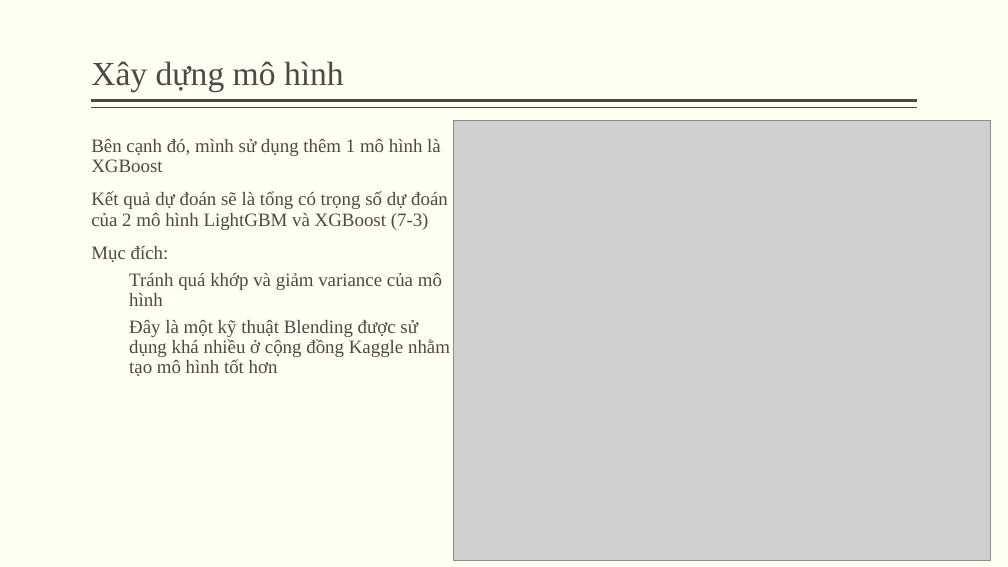
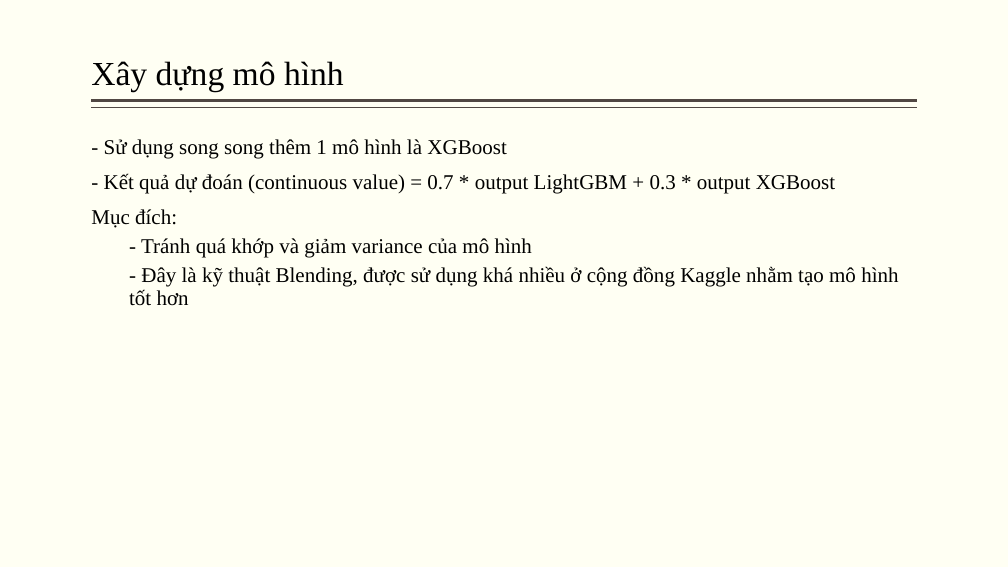
Before and after one commit to Tuan-Lee-23/Data-Science-Final-Project, a slide deck: slide 29 of reports/Slide.pptx (slide 28 before the commit). Drawn at 1008x567 pixels with LibreOffice and Linux fonts; fonts in the diff are those of the drawing; grey boxes stand for pictures. Boxes give left, top, right and bottom in pixels: in the first picture for what was removed or moved away, otherwise in the second. Text is boxed around its words. In the diff, an @@ line names an element or a change of style, - is before the commit and + after.

Commit message:
final commit

```diff
--- a/reports/Slide.pptx
+++ b/reports/Slide.pptx
@@ title "Xây dựng mô hình" at [91,61,344,92]: text colour #514843 to #000000 @@
@@ text at [104,139,835,194]: text changed; size 18 to 20 pt; text colour #514843 to #000000 @@
-Bên cạnh đó, mình sử dụng thêm 1 mô hình là XGBoost
-Kết quả dự đoán sẽ là tổng có trọng số dự đoán của 2 mô hình LightGBM và XGBoost (7-3)
+- Sử dụng song song thêm 1 mô hình là XGBoost
+- Kết quả dự đoán (continuous value) = 0.7 * output LightGBM + 0.3 * output XGBoost
@@ picture removed at [454,120,991,560] @@
@@ text at [91,209,177,228]: size 18 to 20 pt, text colour #514843 to #000000 in "Mục đích:" @@
@@ text at [129,238,898,306]: text changed; size 18 to 20 pt; text colour #514843 to #000000 @@
-  Tránh quá khớp và giảm variance của mô hình
-  Đây là một kỹ thuật Blending được sử dụng khá nhiều ở cộng đồng Kaggle nhằm tạo mô hình tốt hơn
+  - Tránh quá khớp và giảm variance của mô hình
+  - Đây là kỹ thuật Blending, được sử dụng khá nhiều ở cộng đồng Kaggle nhằm tạo mô hình tốt hơn
```
Also in this commit, not shown: 22 other slides changed, 9 slides added, 8 slides removed.
